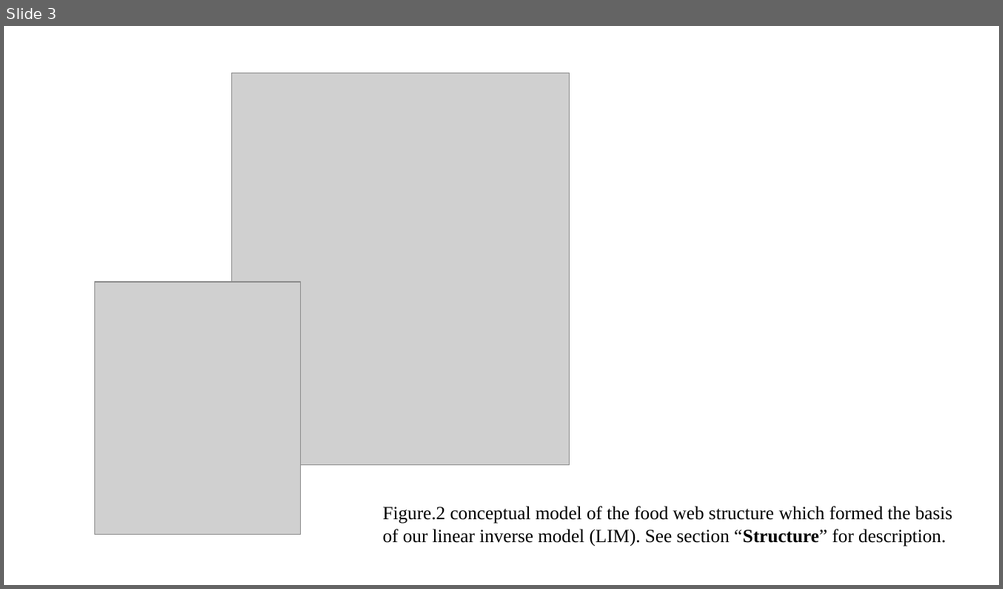
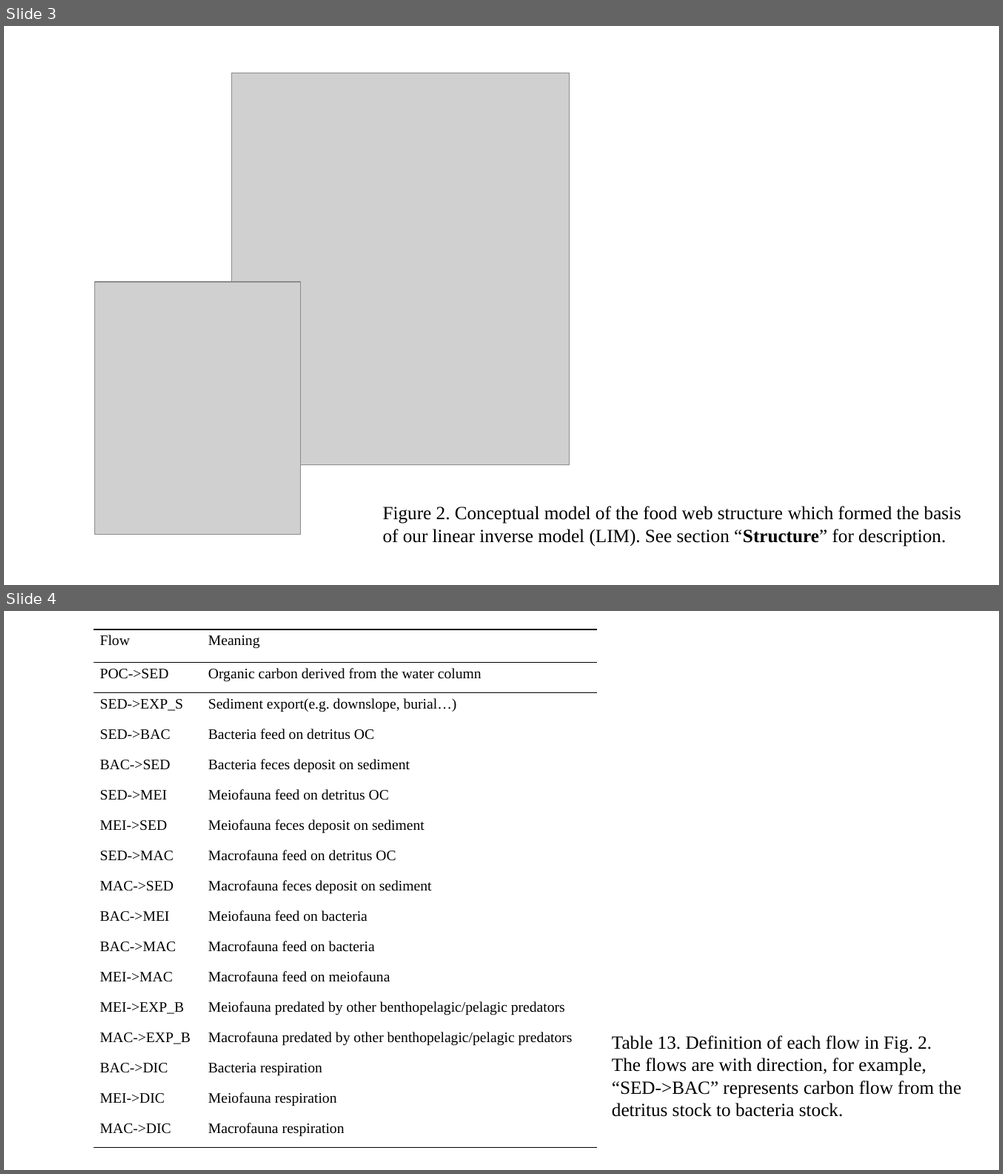
Before and after one commit to chueh1115/GPSC_data, a slide deck: context/thesis_fig.pptx. Shown one above the other, each under a label of ours: slide 3 before the commit, slides 3 and 4 after it. The pictures are 1003x589 and 1003x1174 pixels, drawn with LibreOffice and Linux fonts; fonts in the diff are those of the drawing; grey boxes stand for pictures. Boxes give left, top, right and bottom in pixels: in the first picture for what was removed or moved away, otherwise in the second. Text is boxed around its words. In the diff, an @@ line names an element or a change of style, - is before the commit and + after.

```diff
--- a/context/thesis_fig.pptx
+++ b/context/thesis_fig.pptx
@@ slide 4 added at box(4, 611, 999, 1170), background #FFFFFF @@
@@ table added at box(94, 629, 597, 1148), 17 rows, 2 columns @@
+Flow | Meaning
+POC->SED | Organic carbon derived from the water column
+SED->EXP_S | Sediment export(e.g. downslope, burial…)
+SED->BAC | Bacteria feed on detritus OC
+BAC->SED | Bacteria feces deposit on sediment
+SED->MEI | Meiofauna feed on detritus OC
+MEI->SED | Meiofauna feces deposit on sediment
+SED->MAC | Macrofauna feed on detritus OC
+MAC->SED | Macrofauna feces deposit on sediment
+BAC->MEI | Meiofauna feed on bacteria
+BAC->MAC | Macrofauna feed on bacteria
+MEI->MAC | Macrofauna feed on meiofauna
+MEI->EXP_B | Meiofauna predated by other benthopelagic/pelagic predators
+MAC->EXP_B | Macrofauna predated by other benthopelagic/pelagic predators
+BAC->DIC | Bacteria respiration
+MEI->DIC | Meiofauna respiration
+MAC->DIC | Macrofauna respiration
@@ text added at box(612, 1036, 961, 1117), 18 pt, text #000000 @@
+Table 13. Definition of each flow in Fig. 2. The flows are with direction, for example, “SED->BAC” represents carbon flow from the detritus stock to bacteria stock.
@@ slide 3 changed as well @@
@@ text at box(383, 506, 961, 547): text changed @@
-Figure.2 conceptual model of the food web structure which formed the basis of our linear inverse model (LIM). See section “Structure” for description.
+Figure 2. Conceptual model of the food web structure which formed the basis of our linear inverse model (LIM). See section “Structure” for description.
```
Also in this commit, not shown: 16 other slides changed, 13 other slides added, 13 slides removed.
